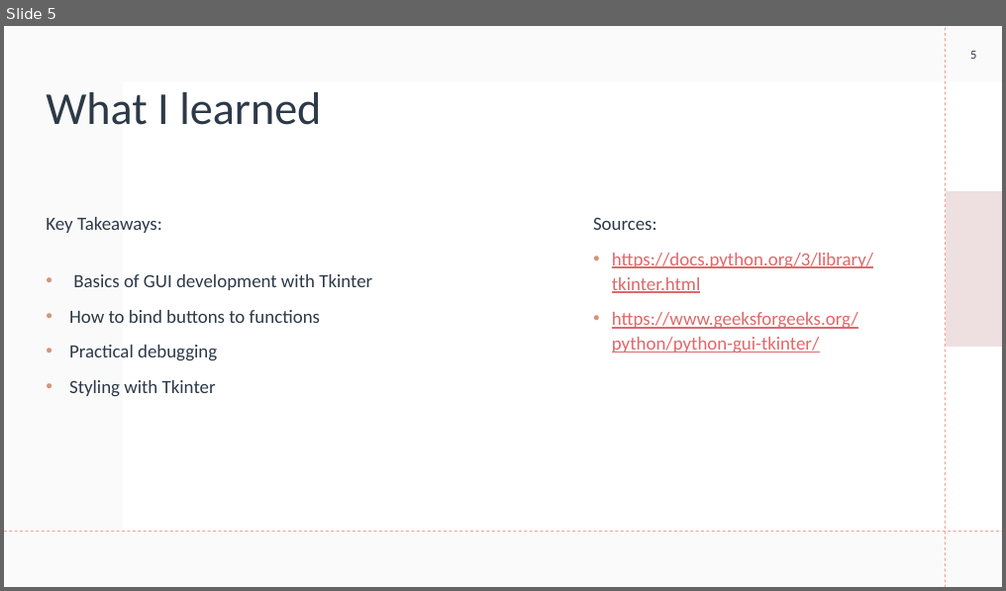
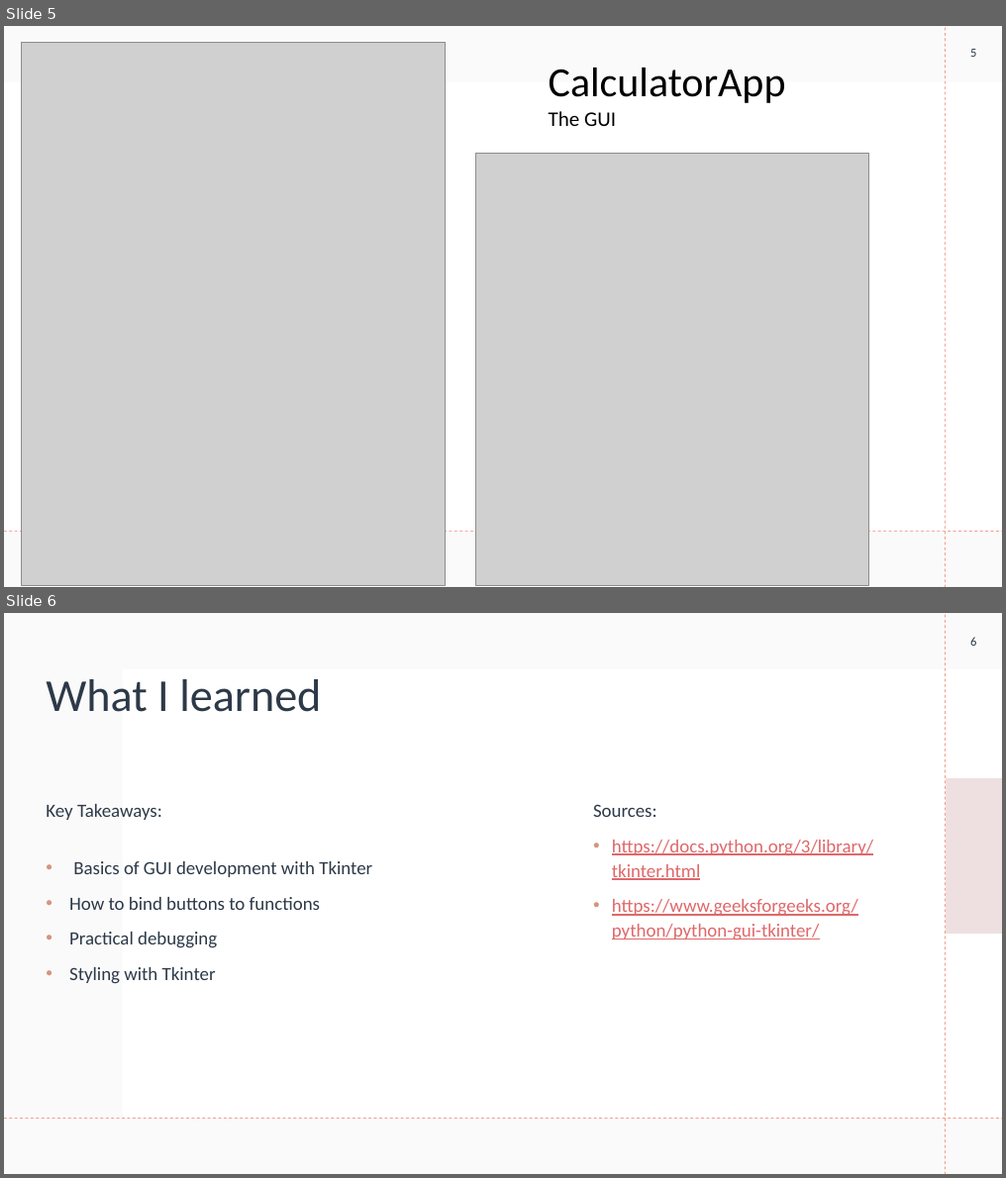
Before and after one commit to sarahfad/Basic-Calculator, a slide deck: BasicCalculator.pptx. Shown one above the other, each under a label of ours: slide 5 before the commit, slides 5 and 6 after it. The pictures are 1006x591 and 1006x1178 pixels, drawn with LibreOffice and Linux fonts; fonts in the diff are those of the drawing; grey boxes stand for pictures. Boxes give left, top, right and bottom in pixels: in the first picture for what was removed or moved away, otherwise in the second. Text is boxed around its words. In the diff, an @@ line names an element or a change of style, - is before the commit and + after.

```diff
--- a/BasicCalculator.pptx
+++ b/BasicCalculator.pptx
@@ slide 5 added at box(4, 26, 1002, 587), background #FFFFFF; not listed: 4 template elements that a slide beside it also shows @@
@@ picture added at box(21, 42, 445, 585) @@
@@ page number added at box(970, 49, 976, 57), 12 pt, text #2C3948 @@
+5
@@ rectangle added at box(4, 82, 945, 531), fill #FFFFFF @@
@@ text added at box(548, 68, 786, 126), 40 pt, text #000000 @@
+CalculatorApp
+The GUI
@@ picture added at box(475, 154, 868, 586) @@
@@ what was slide 5 is now slide 6 @@
@@ page number at box(970, 637, 976, 646): text changed @@
-5
+6
```
Also in this commit, not shown: 1 slide changed, 1 slide removed.
